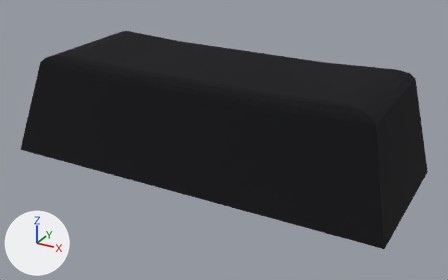
Two versions of the FBX model Misinput/Assets/All Blender Models/SHIFTkey.fbx, one commit apart.
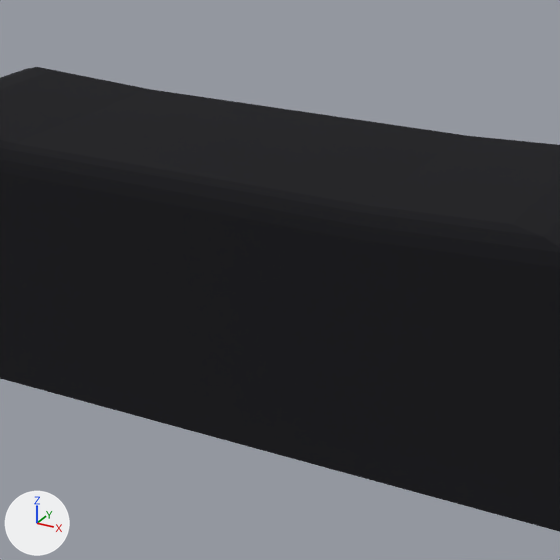
Each version is shown whole from a 50 mm camera at (-0.966, -1.051, 0.375) aimed at (-1.422, -0.221, -0.041), then close up on the part from 24% to 82% of the width and 0% to 92% of the height. Arrows for +X, +Y and +Z are at lower left; the lights stay in place. Where no turn or scale is listed for an object, it has been applied to the vertices.

Script lines for the objects in view, before the commit:
```python
me_cube_008 = bpy.data.meshes.new('Cube.008')
me_cube_008.from_pydata(...)  # 50 vertices, 44 faces; spans x -0.328..0.328, y -0.13..0.13, z -0.087..0.085
me_cube_008.materials.append(mat_material)  # black #1c1c20
ob_shift = bpy.data.objects.new('Shift', me_cube_008)
ob_shift.location = (-1.4427, -0.211, 0.0)
```
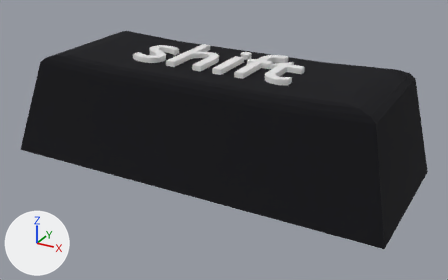
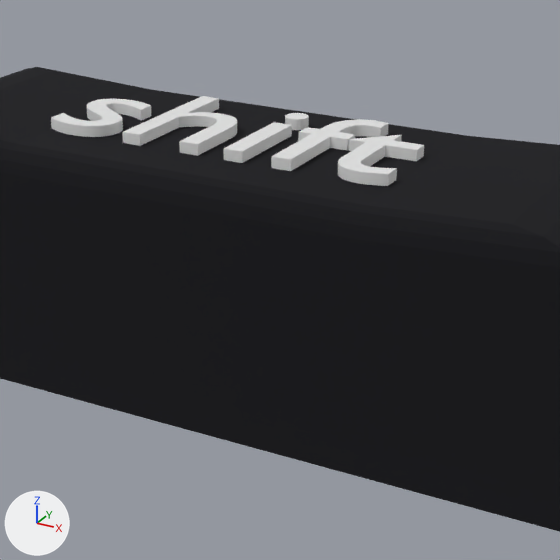
What the commit changed:
Mesh me_shift is new.
It has 1154 vertices, 1707 faces and spans x -0.137..0.144, y -0.053..0.067, z -0.009..0.0.
Object 'Shift.002' (ob_shift_002) is new; it shows me_shift.
Its location is (-1.4467, -0.1954, 0.0895).

Where the change shows, as pixel boxes [x1, y1, x2, y2] in the close-ups (560 x 560 px):
'Shift.002', added: after [51, 96, 424, 186]
